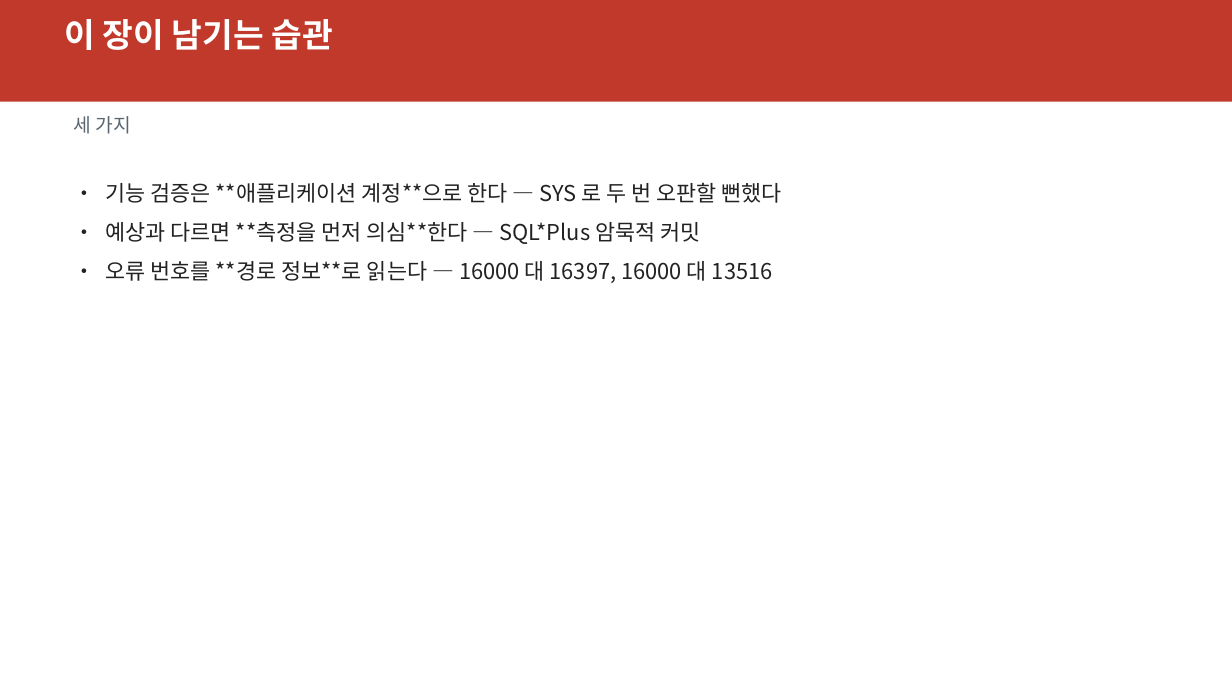
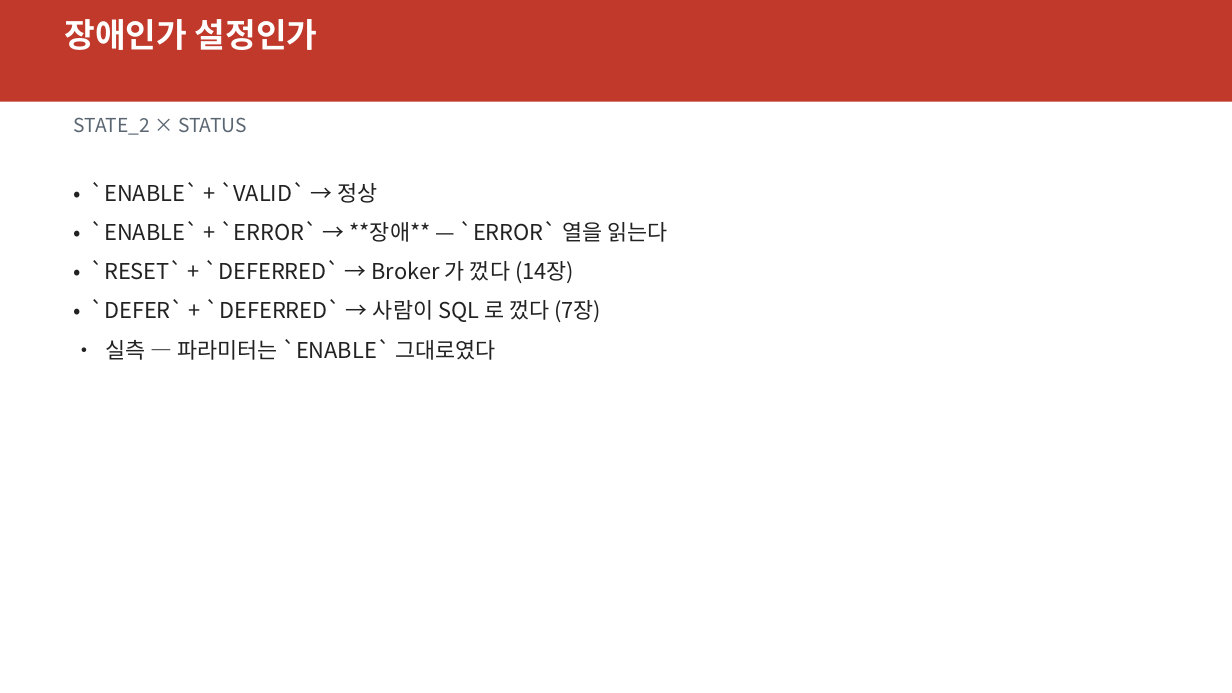
Before and after one commit to elpisk/OracleManual, a slide deck: slide 18 of ADG/15장/15장_V뷰기반모니터링과문제해결.pptx (slide 32 before the commit). Drawn at 1232x693 pixels with LibreOffice and Linux fonts; fonts in the diff are those of the drawing. Boxes give left, top, right and bottom in pixels: in the first picture for what was removed or moved away, otherwise in the second. Text is boxed around its words. In the diff, an @@ line names an element or a change of style, - is before the commit and + after.

```diff
--- a/ADG/15장/15장_V뷰기반모니터링과문제해결.pptx
+++ b/ADG/15장/15장_V뷰기반모니터링과문제해결.pptx
@@ text at (x1=64, y1=19, x2=318, y2=50): text changed @@
-이 장이 남기는 습관
+장애인가 설정인가
@@ text at (x1=74, y1=117, x2=247, y2=135): text changed @@
-세 가지
+STATE_2 × STATUS
@@ text at (x1=91, y1=182, x2=667, y2=360): text changed @@
-• 기능 검증은 **애플리케이션 계정**으로 한다 — SYS 로 두 번 오판할 뻔했다
-• 예상과 다르면 **측정을 먼저 의심**한다 — SQL*Plus 암묵적 커밋
-• 오류 번호를 **경로 정보**로 읽는다 — 16000 대 16397, 16000 대 13516
+• `ENABLE` + `VALID` → 정상
+• `ENABLE` + `ERROR` → **장애** — `ERROR` 열을 읽는다
+• `RESET` + `DEFERRED` → Broker 가 껐다 (14장)
+• `DEFER` + `DEFERRED` → 사람이 SQL 로 껐다 (7장)
+• 실측 — 파라미터는 `ENABLE` 그대로였다
```
Also in this commit, not shown: 9 other slides changed, 43 slides added, 28 slides removed, 5 other files.
